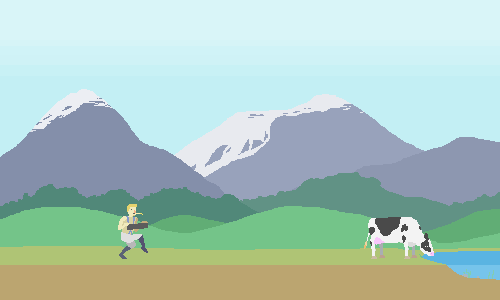
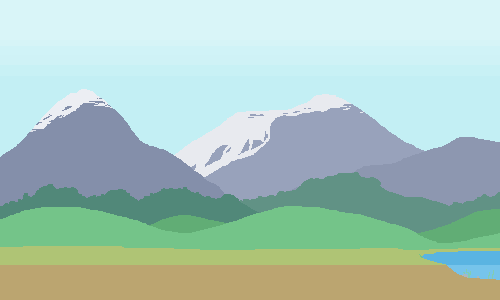
The second 500x300 image is a revision of the first. Changes to its layers:
hid "Sheet" over [127, 223, 148, 230]
hid "Player" over [118, 204, 148, 259]
hid "Cow" over [364, 217, 434, 259]
